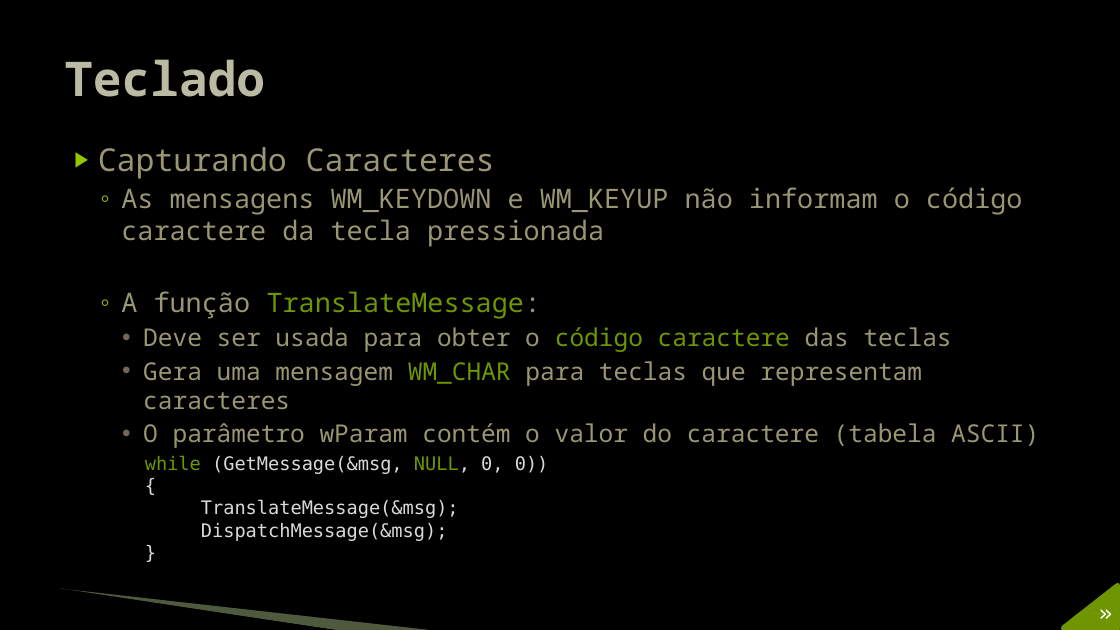
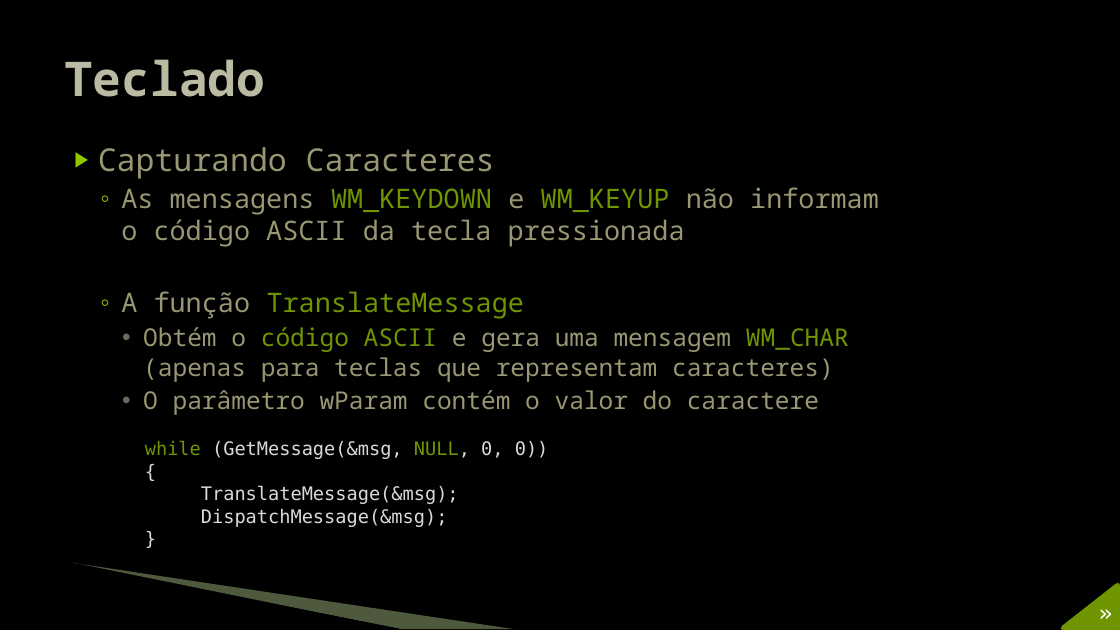
Before and after one commit to JudsonSS/Jogos, a slide deck: slide 11 of Slides/03. Teclado e Mouse.pptx. Drawn at 1120x630 pixels with LibreOffice and Linux fonts; fonts in the diff are those of the drawing; background and template pictures are left out. Boxes give left, top, right and bottom in pixels: in the first picture for what was removed or moved away, otherwise in the second. Text is boxed around its words. In the diff, an @@ line names an element or a change of style, - is before the commit and + after.

```diff
--- a/Slides/03. Teclado e Mouse.pptx
+++ b/Slides/03. Teclado e Mouse.pptx
@@ text at <box>121,187,879,415</box>: text changed @@
-  ◦ As mensagens WM_KEYDOWN e WM_KEYUP não informam o código caractere da tecla pressionada
-  ◦ A função TranslateMessage:
-    • Deve ser usada para obter o código caractere das teclas
-    • Gera uma mensagem WM_CHAR para teclas que representam caracteres
-    • O parâmetro wParam contém o valor do caractere (tabela ASCII)
+  ◦ As mensagens WM_KEYDOWN e WM_KEYUP não informam
+    o código ASCII da tecla pressionada
+  ◦ A função TranslateMessage
+    • Obtém o código ASCII e gera uma mensagem WM_CHAR
+      (apenas para teclas que representam caracteres)
+    • O parâmetro wParam contém o valor do caractere
@@ text "while (GetMessage(&msg, NULL, 0, 0))": place and size @@
-text "while (GetMessage(&msg, NULL, 0, 0))" at <box>145,456,549,541</box>
+text "while (GetMessage(&msg, NULL, 0, 0))" at <box>145,441,549,527</box>
@@ freeform shape: place and size @@
-freeform shape at <box>60,590,340,630</box>
+freeform shape at <box>71,565,400,629</box>
@@ freeform shape: place and size @@
-freeform shape at <box>61,589,437,630</box>
+freeform shape at <box>73,563,514,629</box>
```
Also in this commit, not shown: 12 other slides changed, 1 other file.
